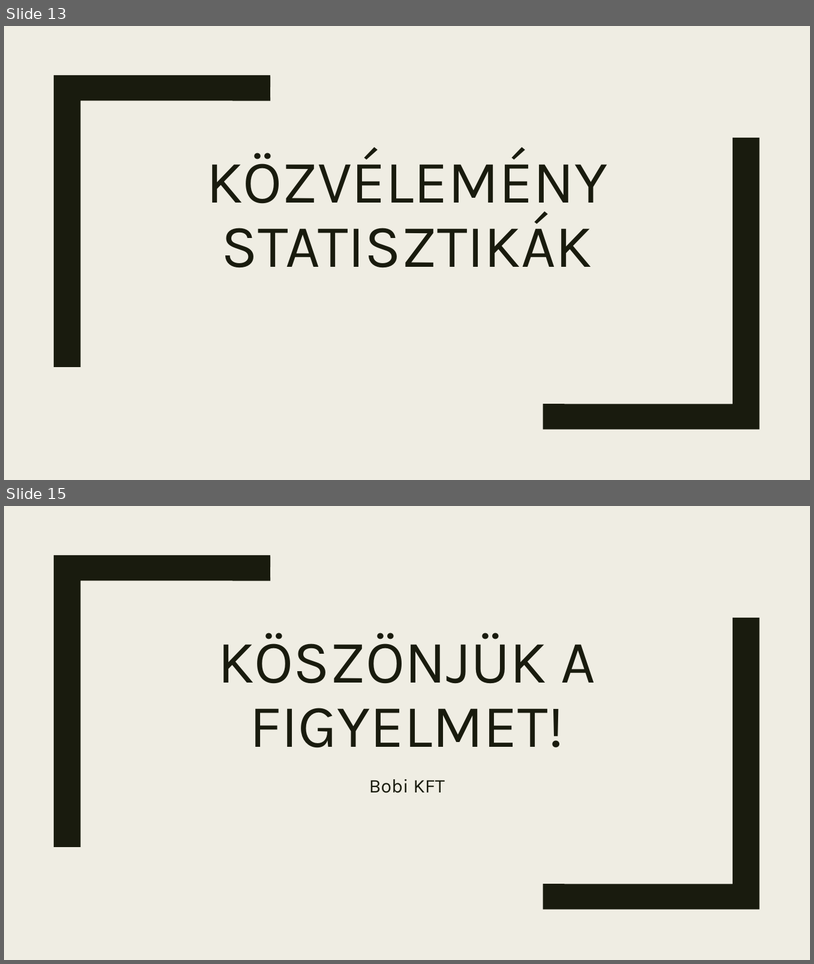
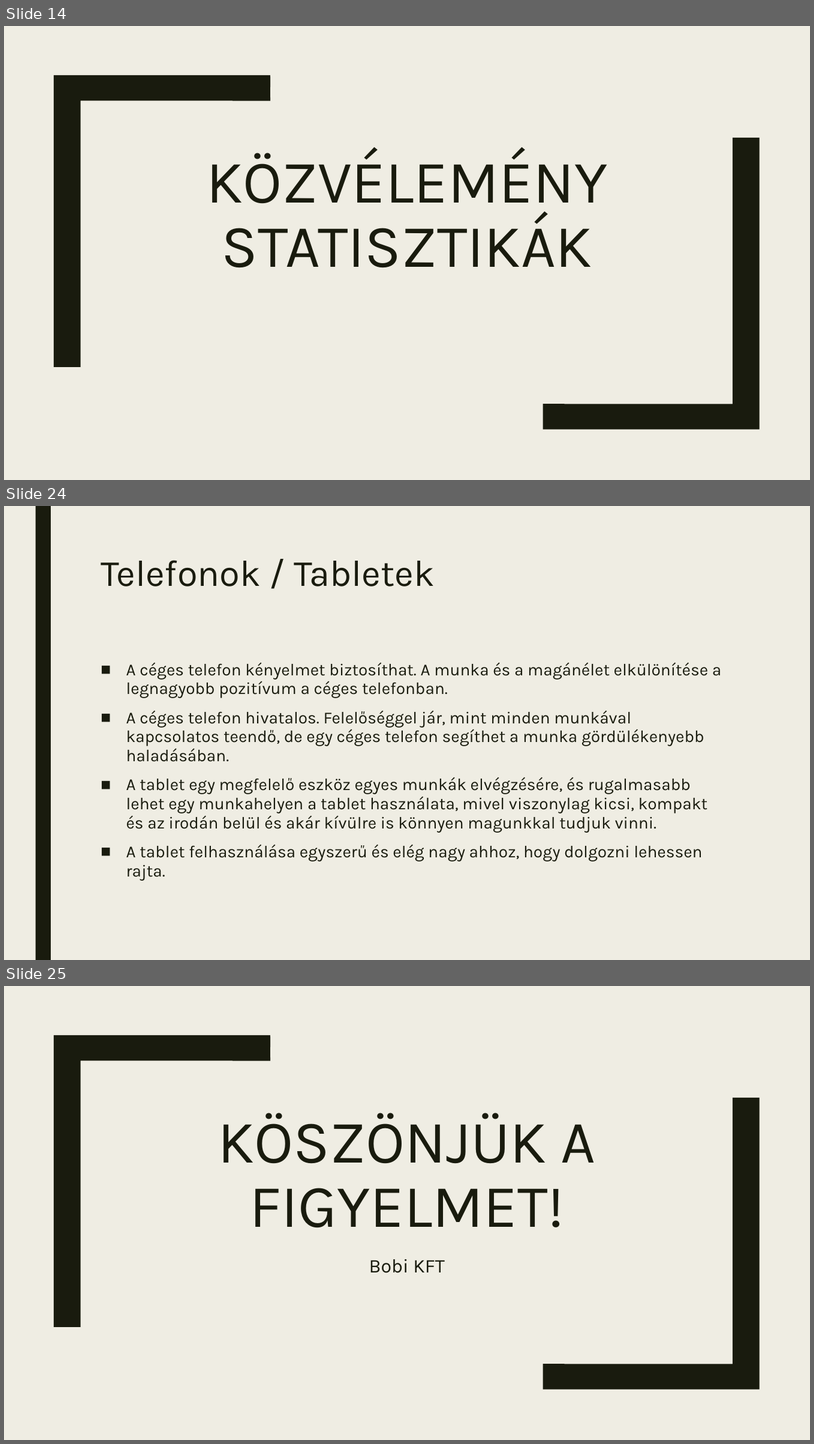
Before and after one commit to HrubosMark/Bobi-KFT, a slide deck: Bobi_Kft.pptx. Shown one above the other, each under a label of ours: slides 13 and 15 before the commit, slides 14, 24 and 25 after it; the slides between them are not shown. The pictures are 814x964 and 814x1444 pixels, drawn with LibreOffice and Linux fonts; fonts in the diff are those of the drawing. Boxes give left, top, right and bottom in pixels: in the first picture for what was removed or moved away, otherwise in the second. Text is boxed around its words. In the diff, an @@ line names an element or a change of style, - is before the commit and + after.

```diff
--- a/Bobi_Kft.pptx
+++ b/Bobi_Kft.pptx
@@ slide 24 added at box(4, 506, 810, 960), background #EFEDE3 @@
@@ rectangle added at box(35, 506, 51, 960), fill #191B0E @@
@@ title added at box(101, 560, 435, 586), 44 pt, text #191B0E @@
+Telefonok / Tabletek
@@ text added at box(126, 662, 722, 880), 20 pt, text #191B0E @@
+■ A céges telefon kényelmet biztosíthat. A munka és a magánélet elkülönítése a legnagyobb pozitívum a céges telefonban.
+■ A céges telefon hivatalos. Felelőséggel jár, mint minden munkával kapcsolatos teendő, de egy céges telefon segíthet a munka gördülékenyebb haladásában.
+■ A tablet egy megfelelő eszköz egyes munkák elvégzésére, és rugalmasabb lehet egy munkahelyen a tablet használata, mivel viszonylag kicsi, kompakt és az irodán belül és akár kívülre is könnyen magunkkal tudjuk vinni.
+■ A tablet felhasználása egyszerű és elég nagy ahhoz, hogy dolgozni lehessen rajta.
@@ what was slide 13 is now slide 14 @@
@@ what was slide 15 is now slide 25 @@
```
Also in this commit, not shown: 9 slides changed, 10 other slides added, 1 slide removed.
